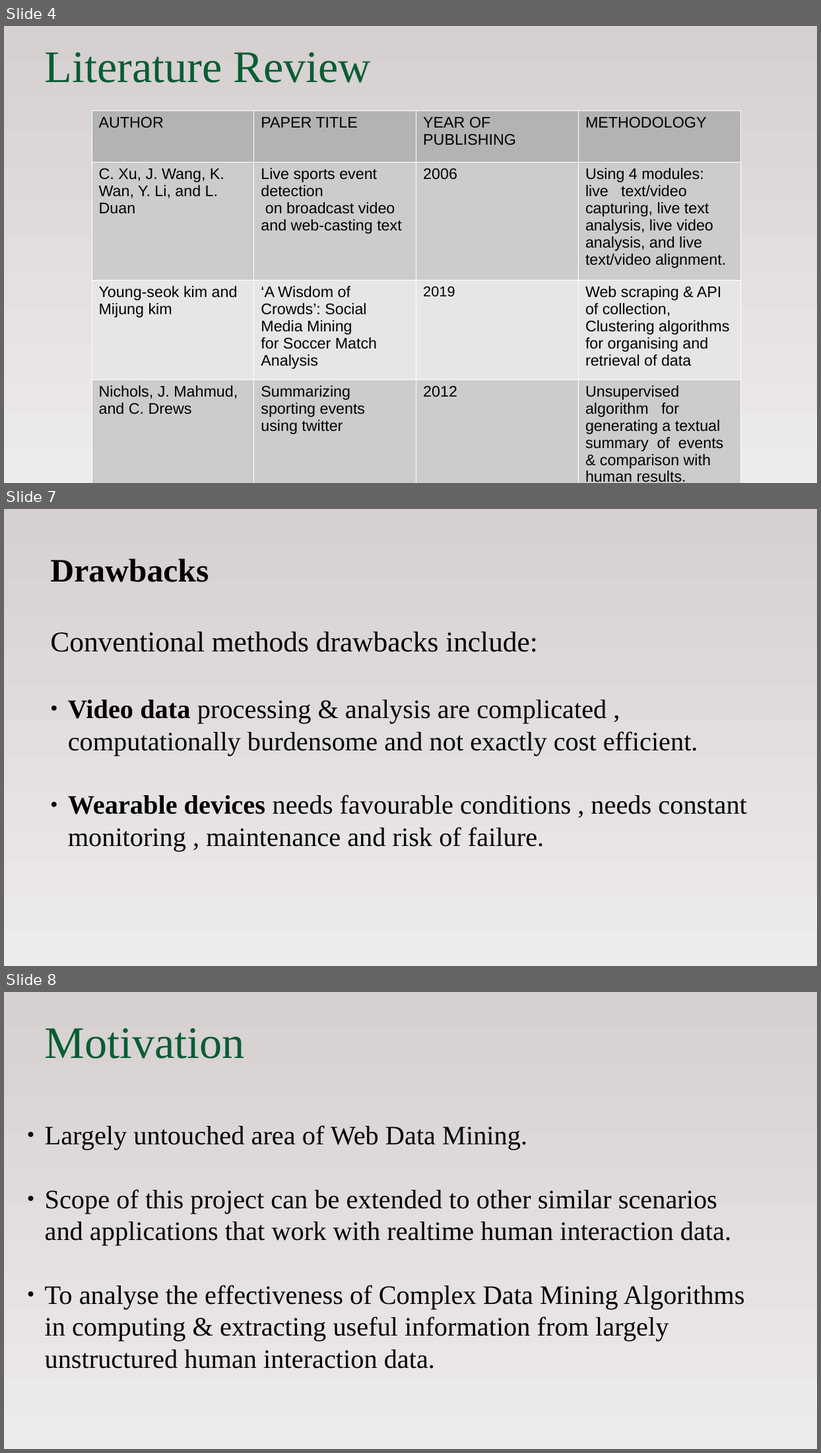
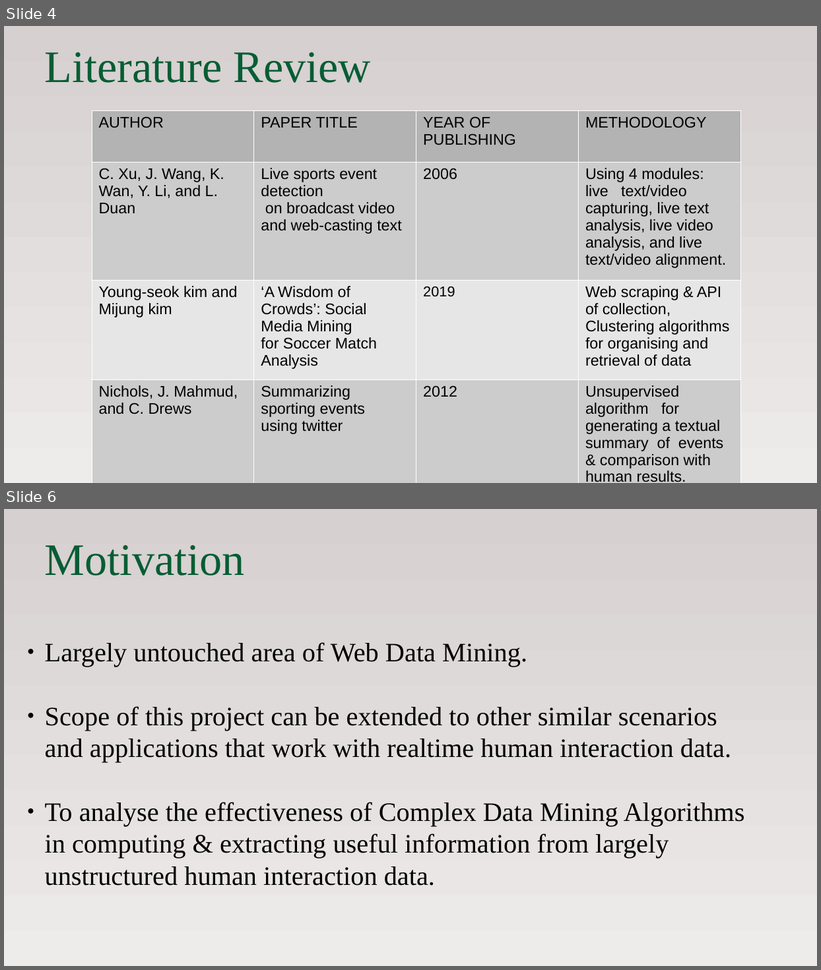
Before and after one commit to alfinwilliam/Sports-Match-Analysis-using-Social-Media-Mining, a slide deck: docs/projectppt.odp. Shown one above the other, each under a label of ours: slides 4, 7 and 8 before the commit, slides 4 and 6 after it; the slides between them are not shown. The pictures are 821x1453 and 821x970 pixels, drawn with LibreOffice and Linux fonts; fonts in the diff are those of the drawing. Boxes give left, top, right and bottom in pixels: in the first picture for what was removed or moved away, otherwise in the second. Text is boxed around its words. In the diff, an @@ line names an element or a change of style, - is before the commit and + after.

```diff
--- a/docs/projectppt.odp
+++ b/docs/projectppt.odp
@@ slide 7 removed at (4, 509, 817, 966), background gradient #D6D0D0 to #EEEBEB @@
@@ subtitle removed at (50, 559, 746, 852) @@
-Drawbacks
-Conventional methods drawbacks include:
-● Video data processing & analysis are complicated , computationally burdensome and not exactly cost efficient.
-● Wearable devices needs favourable conditions , needs constant monitoring , maintenance and risk of failure.
@@ what was slide 8 is now slide 6 @@
```
Also in this commit, not shown: 3 slides changed, 1 slide added, 2 other slides removed, 13 other files.
